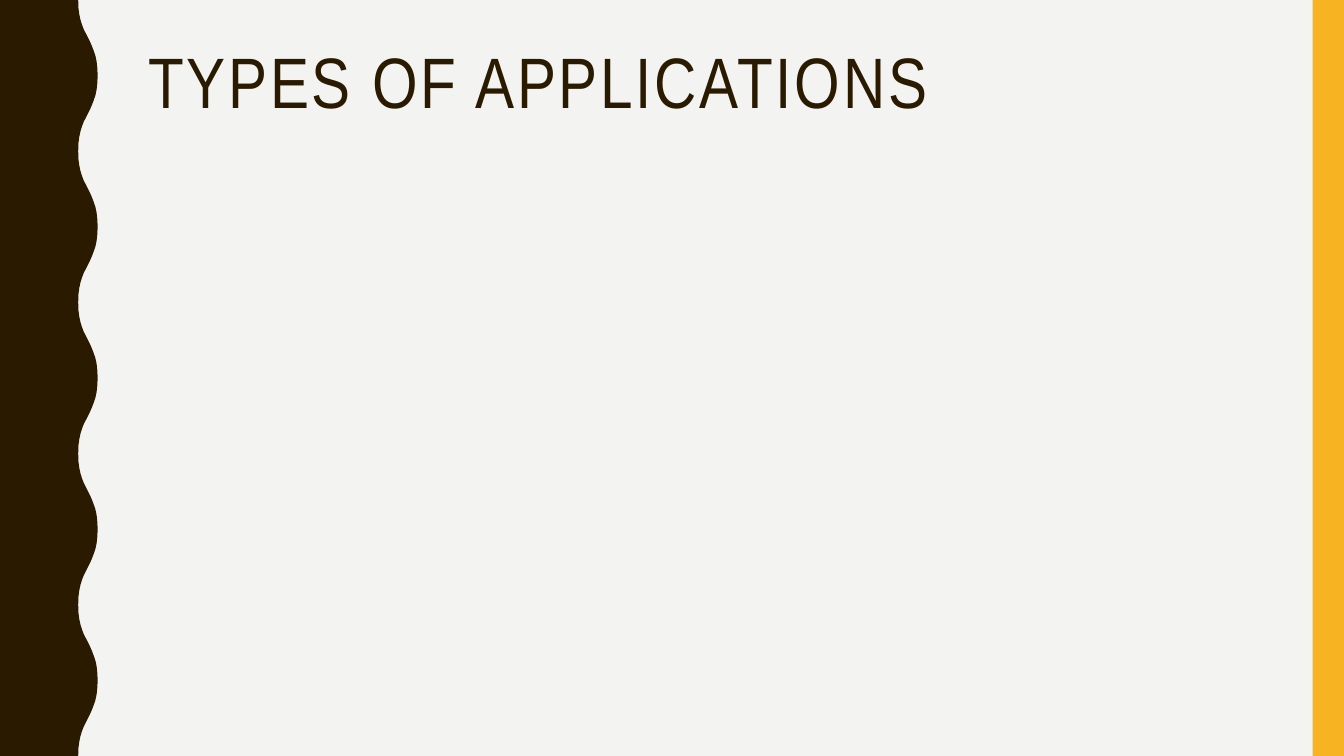
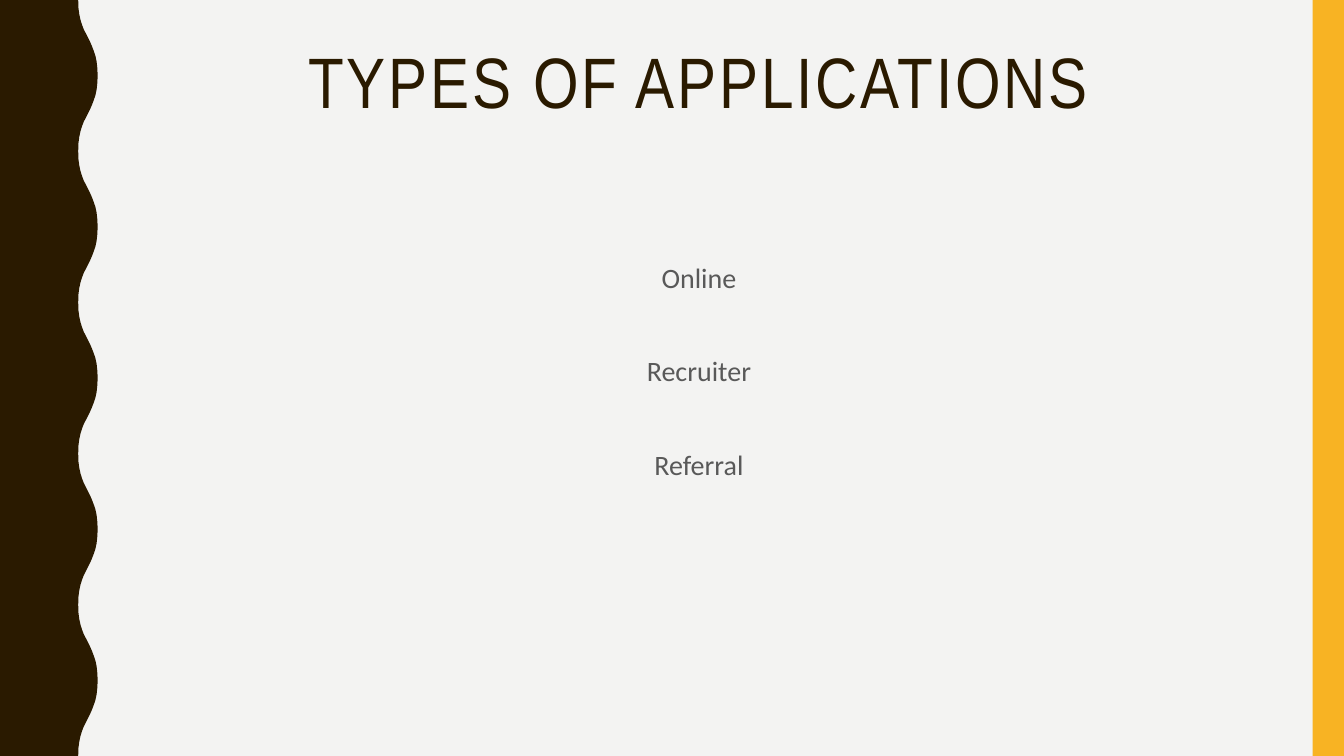
Before and after one commit to lakshmi-intechcode/jng_instr_folder, a slide deck: slide 2 of Job_Stuff/Jng_Job_Prezzie.pptx. Drawn at 1344x756 pixels with LibreOffice and Linux fonts; fonts in the diff are those of the drawing. Boxes give left, top, right and bottom in pixels: in the first picture for what was removed or moved away, otherwise in the second. Text is boxed around its words. In the diff, an @@ line names an element or a change of style, - is before the commit and + after.

```diff
--- a/Job_Stuff/Jng_Job_Prezzie.pptx
+++ b/Job_Stuff/Jng_Job_Prezzie.pptx
@@ title "TYPES OF APPLICATIONS" at [309,58,1088,109]: alignment left to centre @@
@@ text added at [647,268,751,475], 20 pt, text #595959 @@
+Online
+Recruiter
+Referral
```
Also in this commit, not shown: 3 slides added, 1 other file.
